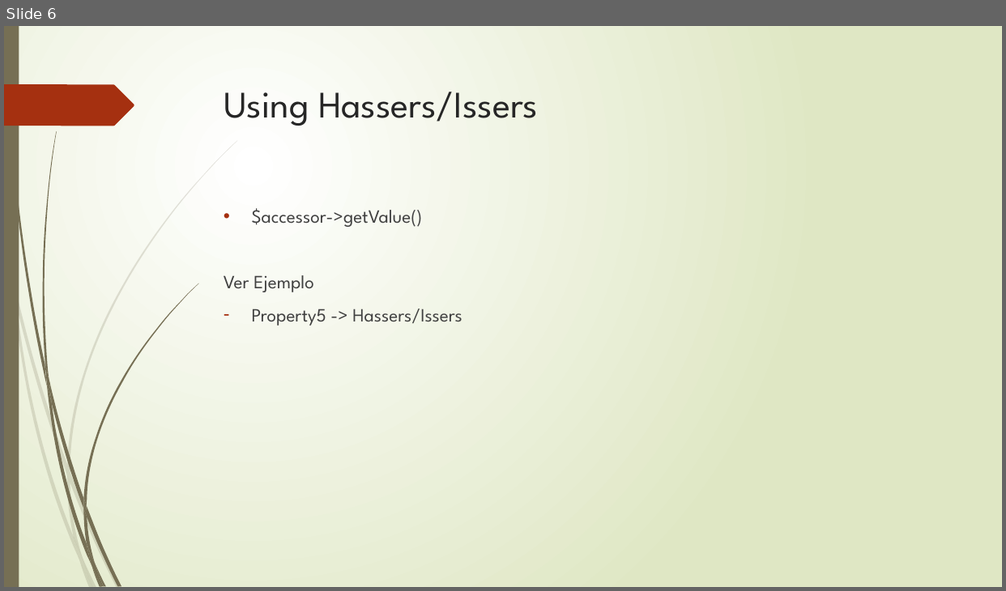
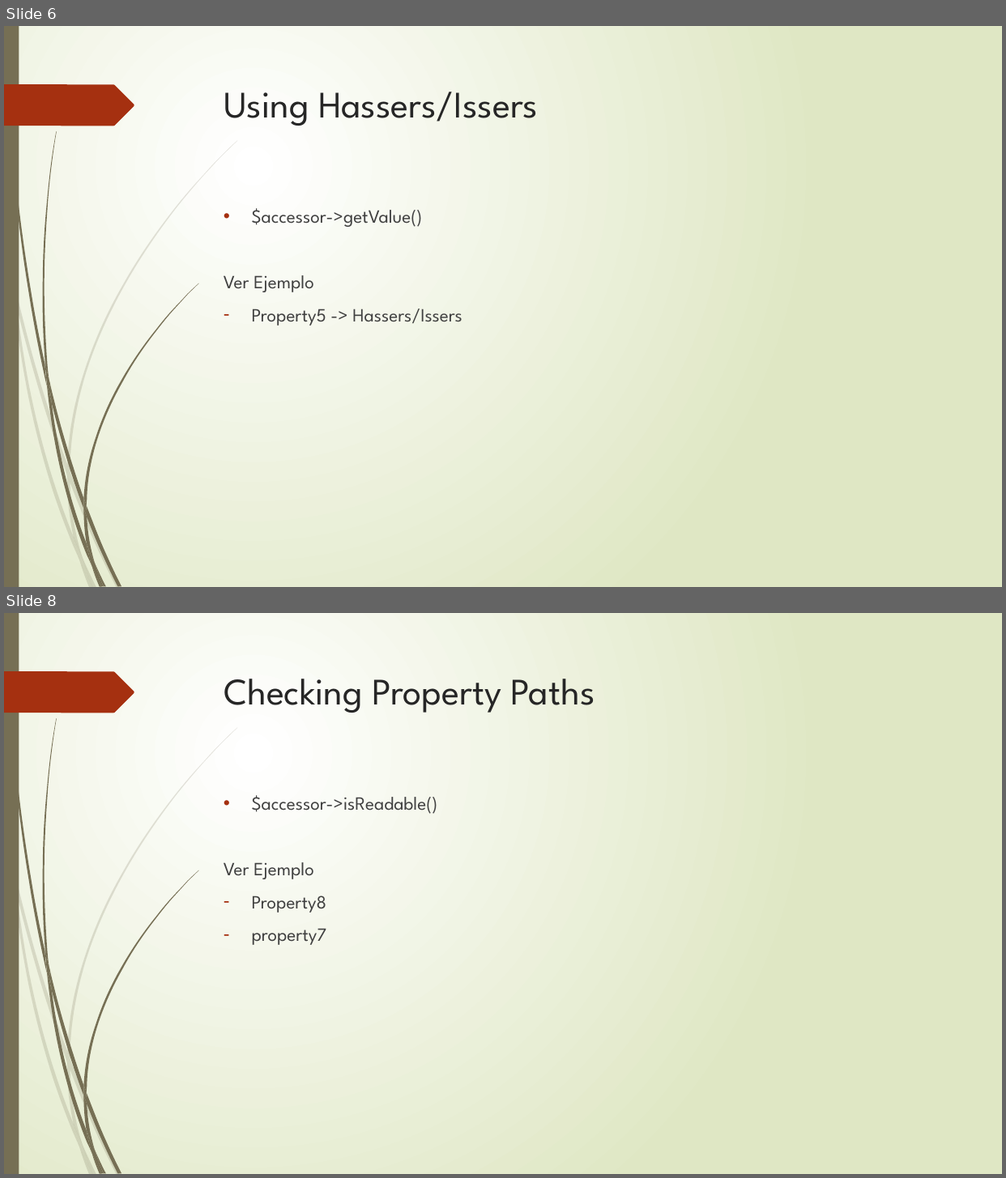
Before and after one commit to jeenson/myproject, a slide deck: Exposición Property Access Component.pptx. Shown one above the other, each under a label of ours: slide 6 before the commit, slides 6 and 8 after it; the slides between them are not shown. The pictures are 1006x591 and 1006x1178 pixels, drawn with LibreOffice and Linux fonts; fonts in the diff are those of the drawing. Boxes give left, top, right and bottom in pixels: in the first picture for what was removed or moved away, otherwise in the second. Text is boxed around its words. In the diff, an @@ line names an element or a change of style, - is before the commit and + after.

```diff
--- a/Exposición Property Access Component.pptx
+++ b/Exposición Property Access Component.pptx
@@ slide 8 added at <box>4,613,1002,1174</box>, background gradient #FFFFFF to #DFE8C4; not listed: 24 template elements that a slide beside it also shows @@
@@ title added at <box>224,679,595,713</box>, 36 pt, text #262626 @@
+Checking Property Paths
@@ text added at <box>224,795,438,945</box>, 18 pt, text #404040 @@
+• $accessor->isReadable()
+Ver Ejemplo
+– Property8
+– property7
```
Also in this commit, not shown: 2 slides changed, 2 other slides added, 3 other files.
